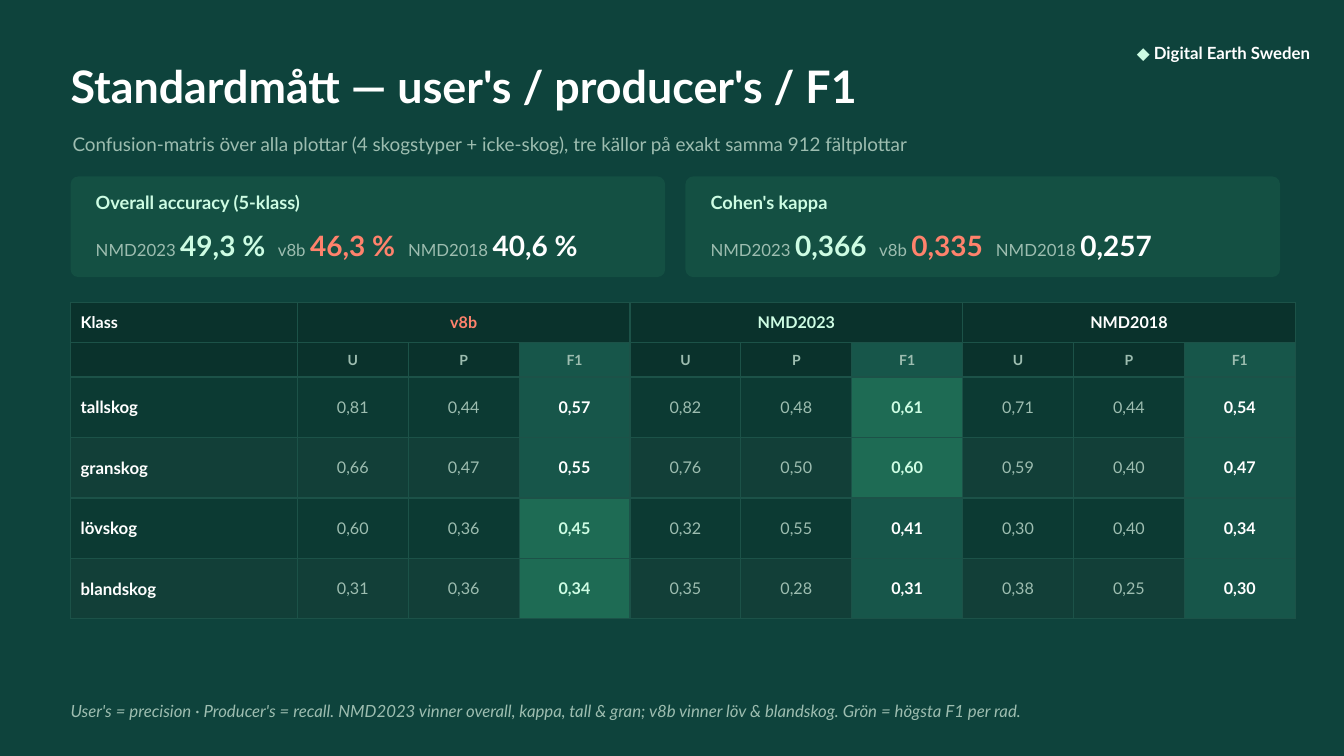
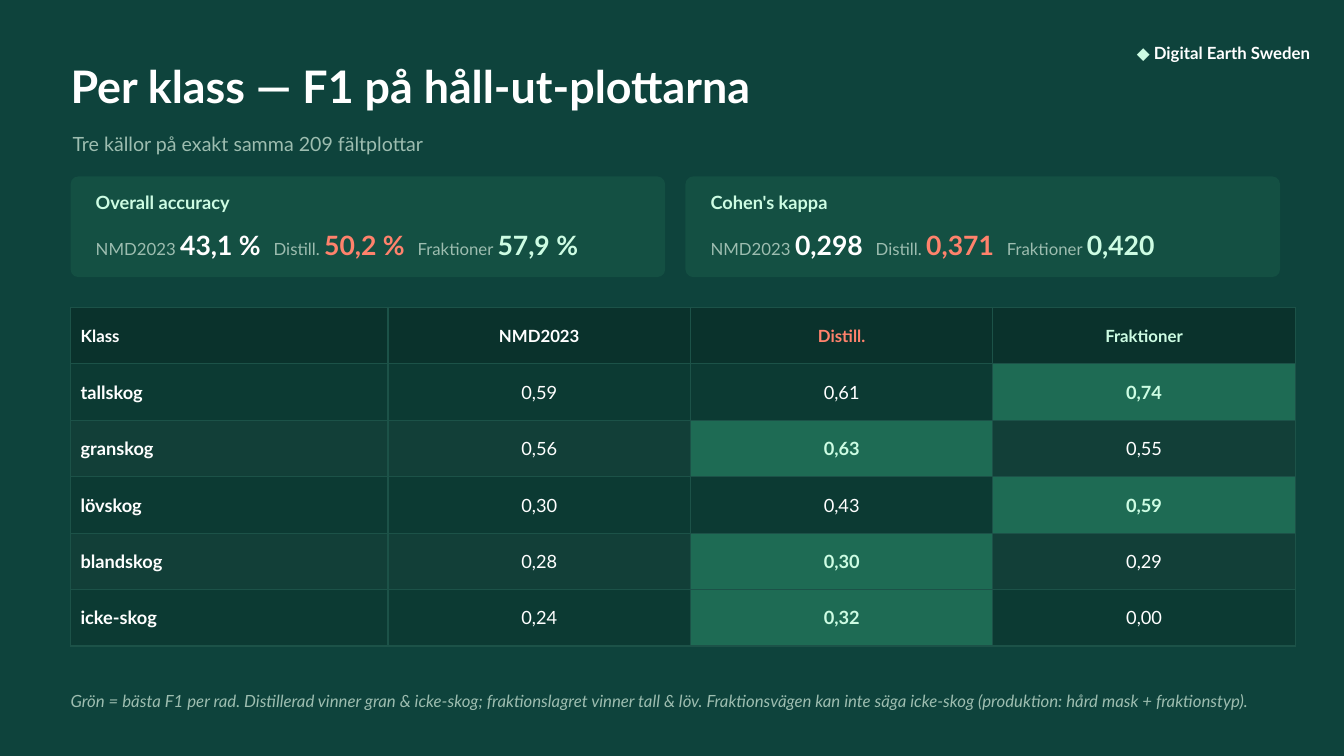
Before and after one commit to TobiasEdman/imintengine, a slide deck: slide 4 of docs/decks/v8b_nmd_benchmark_DES.pptx. Drawn at 1344x756 pixels with LibreOffice and Linux fonts; fonts in the diff are those of the drawing. Boxes give left, top, right and bottom in pixels: in the first picture for what was removed or moved away, otherwise in the second. Text is boxed around its words. In the diff, an @@ line names an element or a change of style, - is before the commit and + after.

```diff
--- a/docs/decks/v8b_nmd_benchmark_DES.pptx
+++ b/docs/decks/v8b_nmd_benchmark_DES.pptx
@@ text at [71,68,750,111]: text changed @@
-Standardmått — user's / producer's / F1
+Per klass — F1 på håll-ut-plottarna
@@ text at [73,136,423,155]: text changed; size 13.5 to 14 pt @@
-Confusion-matris över alla plottar (4 skogstyper + icke-skog), tre källor på exakt samma 912 fältplottar
+Tre källor på exakt samma 209 fältplottar
@@ text at [96,195,230,212]: text changed @@
-Overall accuracy (5-klass)
+Overall accuracy
@@ text at [96,235,550,259]: text changed @@
-NMD2023 49,3 % v8b 46,3 % NMD2018 40,6 %
+NMD2023 43,1 % Distill. 50,2 % Fraktioner 57,9 %
@@ text at [711,235,1155,259]: text changed @@
-NMD2023 0,366 v8b 0,335 NMD2018 0,257
+NMD2023 0,298 Distill. 0,371 Fraktioner 0,420
@@ table at [71,308,1296,632] @@
-column 1: Klass |  | tallskog | granskog | lövskog | blandskog
-column 2: v8b | U | 0,81 | 0,66 | 0,60 | 0,31
-column 3:  | P | 0,44 | 0,47 | 0,36 | 0,36
-column 4:  | F1 | 0,57 | 0,55 | 0,45 | 0,34
-column 5: NMD2023 | U | 0,82 | 0,76 | 0,32 | 0,35
-column 6:  | P | 0,48 | 0,50 | 0,55 | 0,28
-column 7:  | F1 | 0,61 | 0,60 | 0,41 | 0,31
-column 8: NMD2018 | U | 0,71 | 0,59 | 0,30 | 0,38
-column 9:  | P | 0,44 | 0,40 | 0,40 | 0,25
-column 10:  | F1 | 0,54 | 0,47 | 0,34 | 0,30
+column 1: Klass | tallskog | granskog | lövskog | blandskog | icke-skog
+column 2: NMD2023 | 0,59 | 0,56 | 0,30 | 0,28 | 0,24
+column 3: Distill. | 0,61 | 0,63 | 0,43 | 0,30 | 0,32
+column 4: Fraktioner | 0,74 | 0,55 | 0,59 | 0,29 | 0,00
@@ table: place and size @@
-table at [71,302,1296,602]
+table at [71,308,1296,632]
@@ text at [71,694,1248,710]: text changed @@
-User's = precision · Producer's = recall. NMD2023 vinner overall, kappa, tall & gran; v8b vinner löv & blandskog. Grön = högsta F1 per rad.
+Grön = bästa F1 per rad. Distillerad vinner gran & icke-skog; fraktionslagret vinner tall & löv. Fraktionsvägen kan inte säga icke-skog (produktion: hård mask + fraktionstyp).
```
Also in this commit, not shown: 3 other slides changed, 1 slide added, 1 slide removed, 7 other files.
